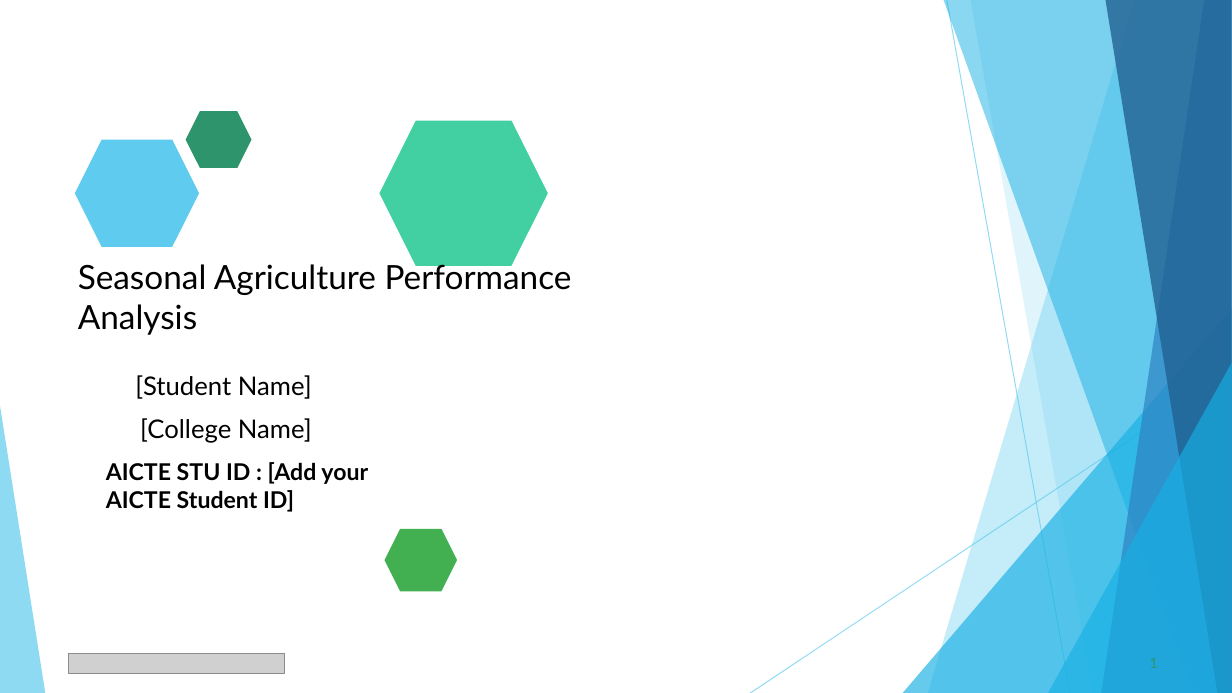
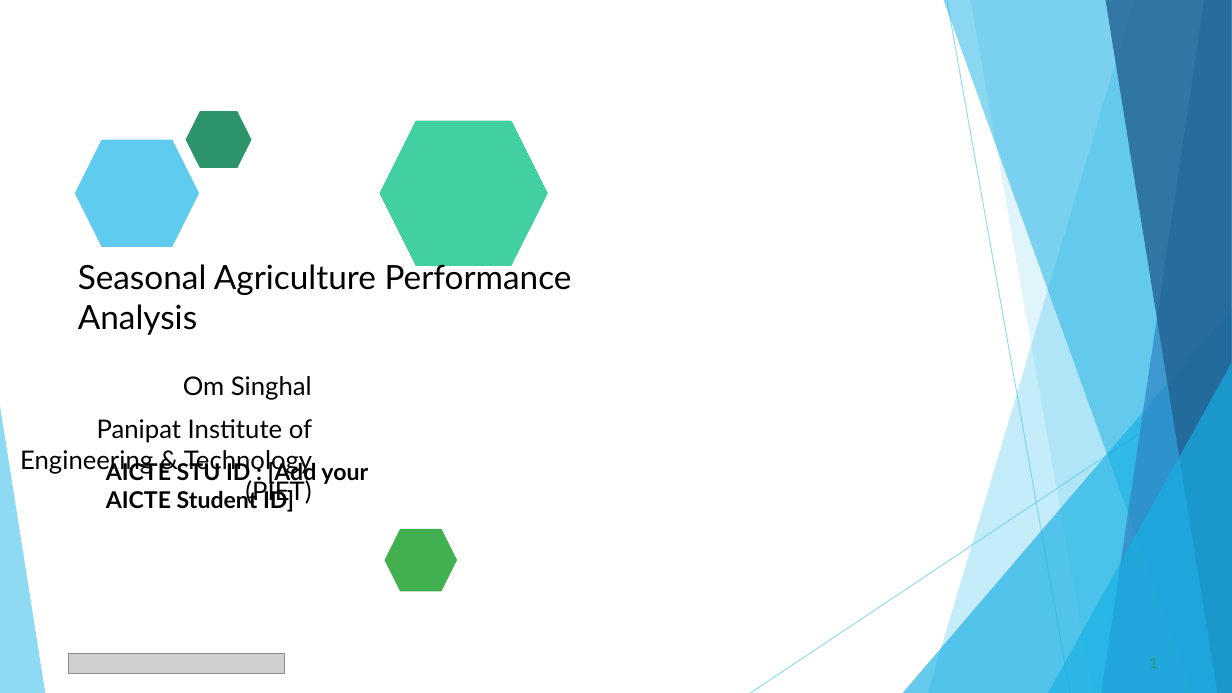
Before and after one commit to omsinghal3445/Seasonal-Agriculture-Performance-Analysis-project, a slide deck: slide 1 of Seasonal-Agriculture-Performance-Analysis/docs/VOIS_Major_Project_Seasonal_Agriculture_Performance_Analysis.pptx. Drawn at 1232x693 pixels with LibreOffice and Linux fonts; fonts in the diff are those of the drawing; grey boxes stand for pictures. Boxes give left, top, right and bottom in pixels: in the first picture for what was removed or moved away, otherwise in the second. Text is boxed around its words. In the diff, an @@ line names an element or a change of style, - is before the commit and + after.

Commit message:
Update seasonal agriculture analysis project

```diff
--- a/Seasonal-Agriculture-Performance-Analysis/docs/VOIS_Major_Project_Seasonal_Agriculture_Performance_Analysis.pptx
+++ b/Seasonal-Agriculture-Performance-Analysis/docs/VOIS_Major_Project_Seasonal_Agriculture_Performance_Analysis.pptx
@@ text at (20,376,312,505): text changed @@
-[Student Name]
-[College Name]
+Om Singhal
+Panipat Institute of Engineering & Technology (PIET)
```
Also in this commit, not shown: 1 other slide changed, 18 other files.
